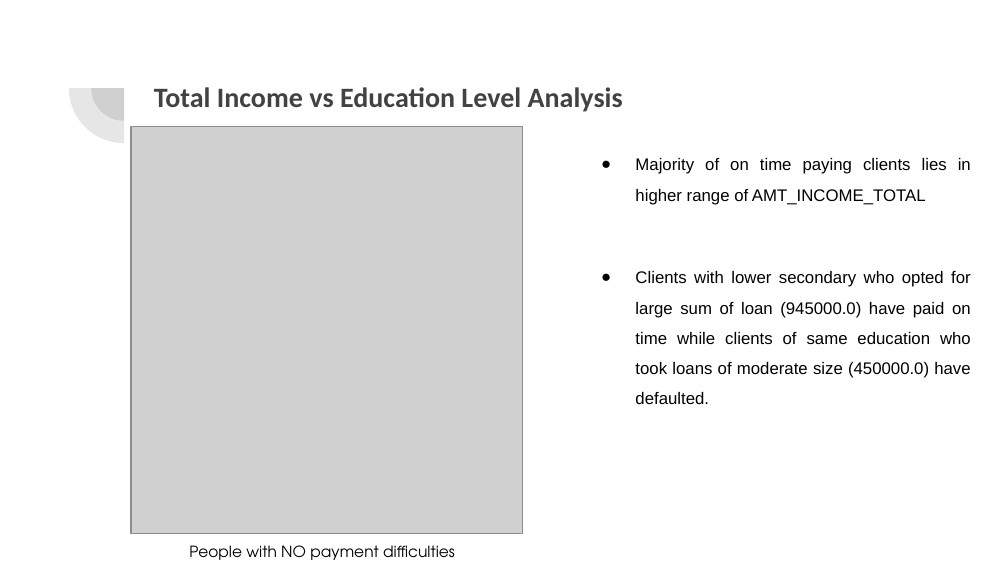
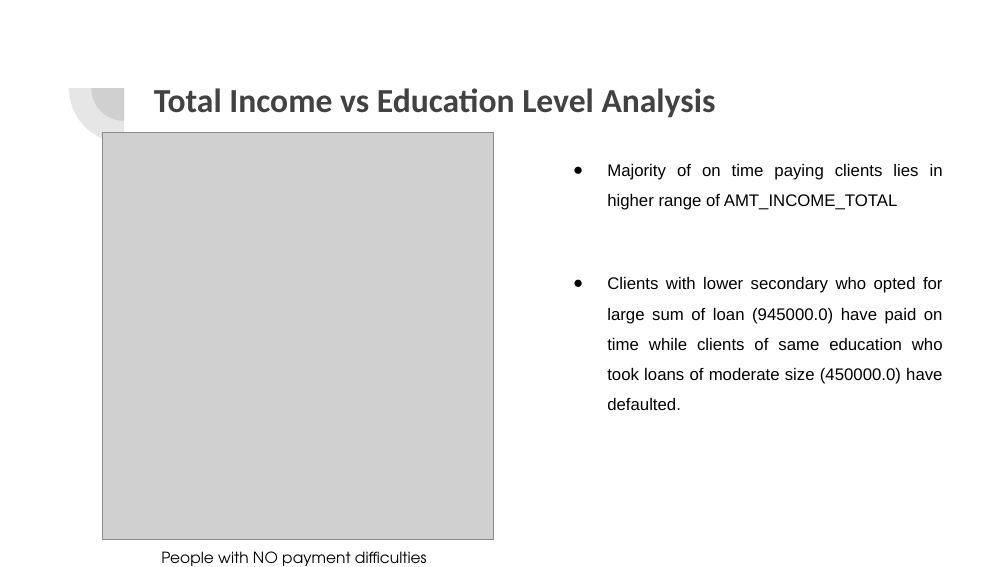
Before and after one commit to acamit/DataScience, a slide deck: slide 8 of Exploratory Data Analysis/Case Study/EDA Case Study -Bank Loan.pptx. Drawn at 1008x567 pixels with LibreOffice and Linux fonts; fonts in the diff are those of the drawing; grey boxes stand for pictures. Boxes give left, top, right and bottom in pixels: in the first picture for what was removed or moved away, otherwise in the second. Text is boxed around its words. In the diff, an @@ line names an element or a change of style, - is before the commit and + after.

```diff
--- a/Exploratory Data Analysis/Case Study/EDA Case Study -Bank Loan.pptx
+++ b/Exploratory Data Analysis/Case Study/EDA Case Study -Bank Loan.pptx
@@ title "Total Income vs Education Level ..." at bbox=[154, 88, 716, 118]: size 20 to 24 pt @@
@@ 2 texts, 1 picture: place and size @@
-2 texts, 1 picture at bbox=[131, 126, 971, 560]
+2 texts, 1 picture at bbox=[103, 132, 943, 566]
```
Also in this commit, not shown: 12 other slides changed, 2 slides added, 1 other file.
